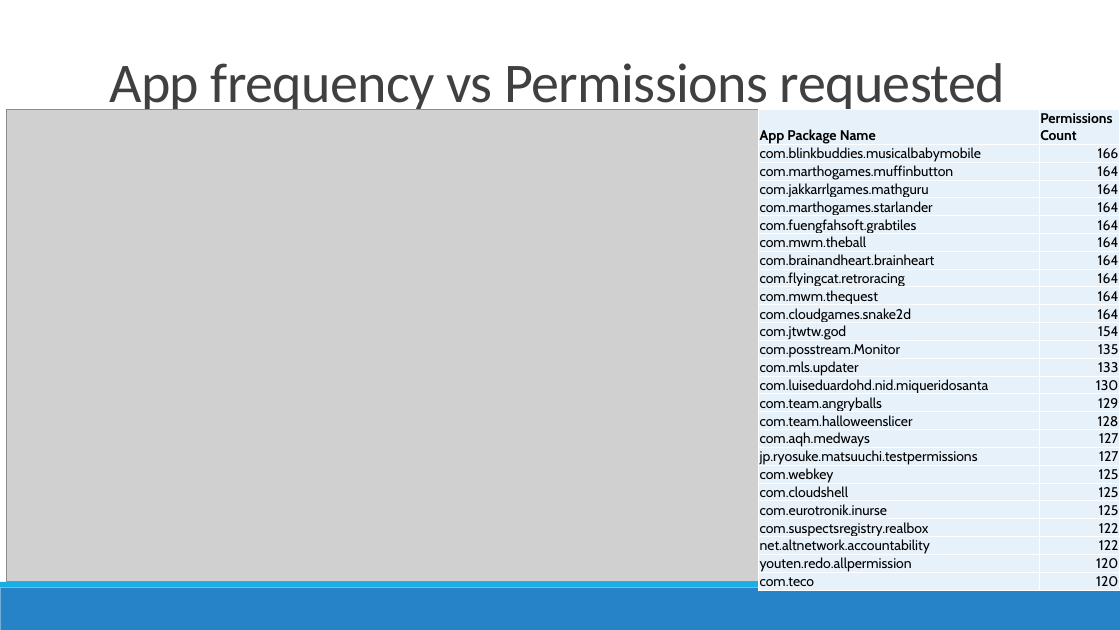
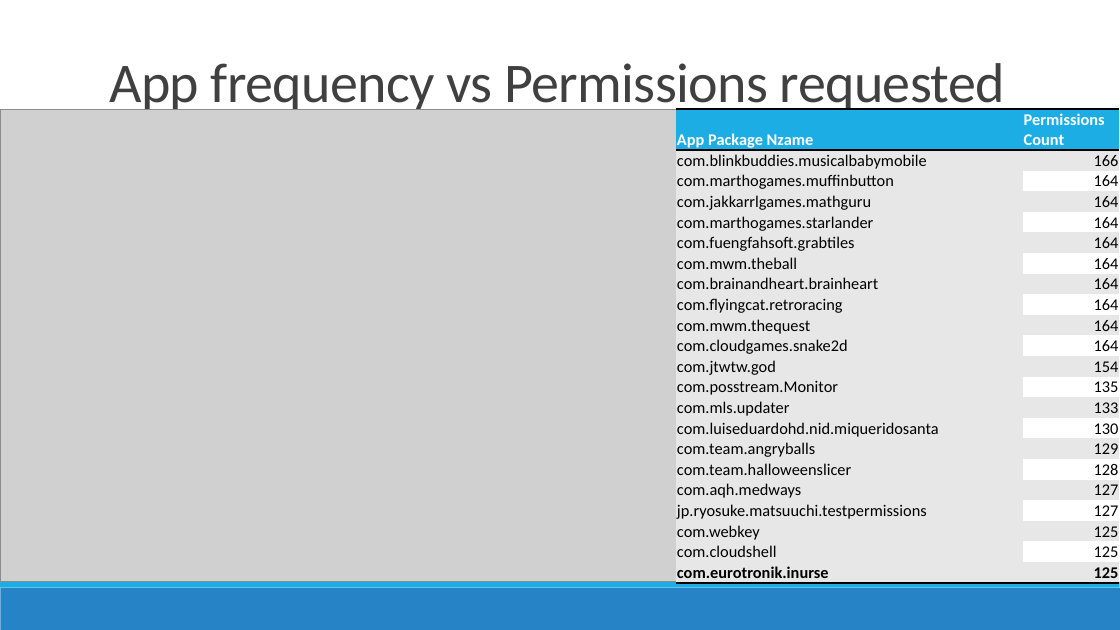
Before and after one commit to prajitdas/AndroidAnalytics, a slide deck: slide 6 of documentation/presentations/Google Play Store - Prajit.pptx. Drawn at 1120x630 pixels with LibreOffice and Linux fonts; fonts in the diff are those of the drawing; grey boxes stand for pictures. Boxes give left, top, right and bottom in pixels: in the first picture for what was removed or moved away, otherwise in the second. Text is boxed around its words. In the diff, an @@ line names an element or a change of style, - is before the commit and + after.

```diff
--- a/documentation/presentations/Google Play Store - Prajit.pptx
+++ b/documentation/presentations/Google Play Store - Prajit.pptx
@@ picture: place and size @@
-picture at [7, 109, 760, 581]
+picture at [0, 109, 701, 581]
@@ table at [676, 109, 1119, 587] @@
-row 1, column 1: App Package Name
+row 1, column 1: App Package Nzame
-row 23: com.suspectsregistry.realbox | 122
-row 24: net.altnetwork.accountability | 122
-row 25: youten.redo.allpermission | 120
-row 26: com.teco | 120
@@ table: place and size @@
-table at [759, 109, 1119, 590]
+table at [676, 109, 1119, 587]
```
Also in this commit, not shown: 9 other slides changed, 7 slides added, 3 slides removed, 4 other files.
